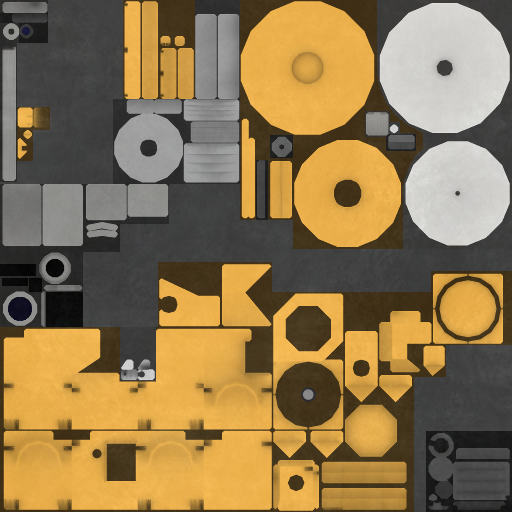
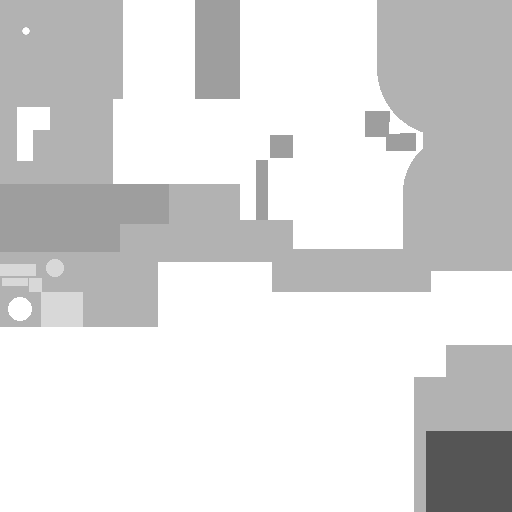
Two versions of the same layered image (512x512). Layer-by-layer changes:
showed "___MET", painted on it over (x1=0, y1=0, x2=512, y2=512)
hid group "ALBEDO" (4 layers) over (x1=0, y1=0, x2=512, y2=512)
painted on "AO" over (x1=428, y1=433, x2=510, y2=500)
painted on "Warstwa" over (x1=426, y1=431, x2=512, y2=512)
